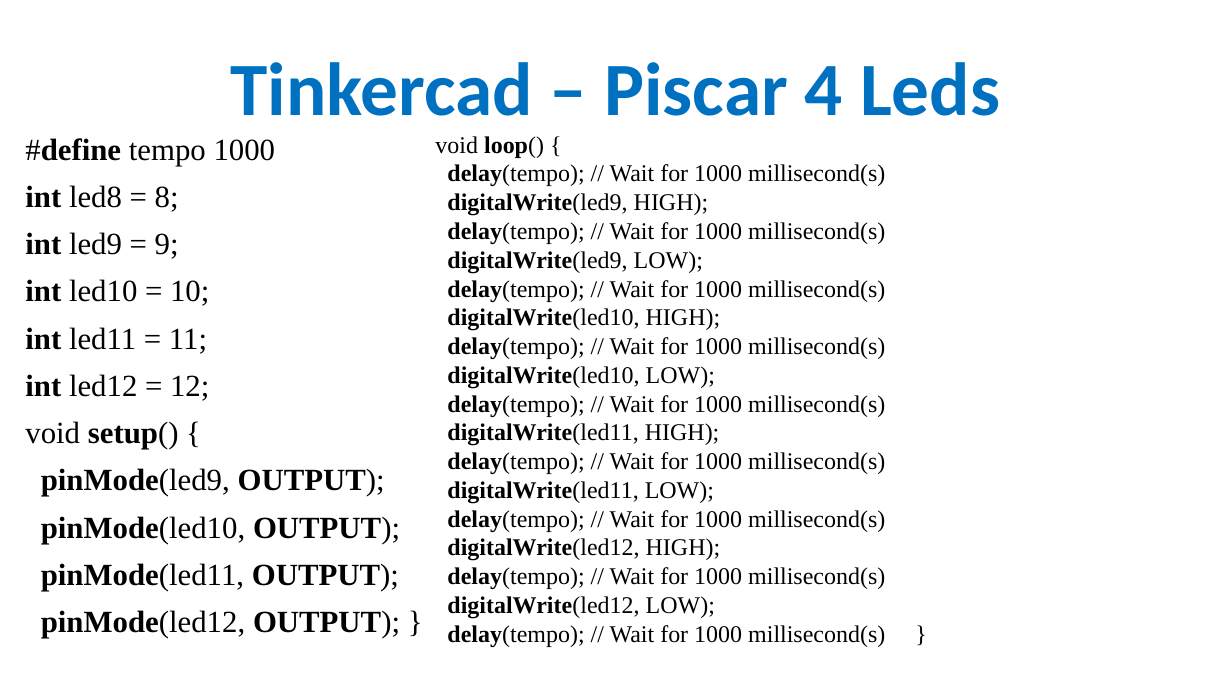
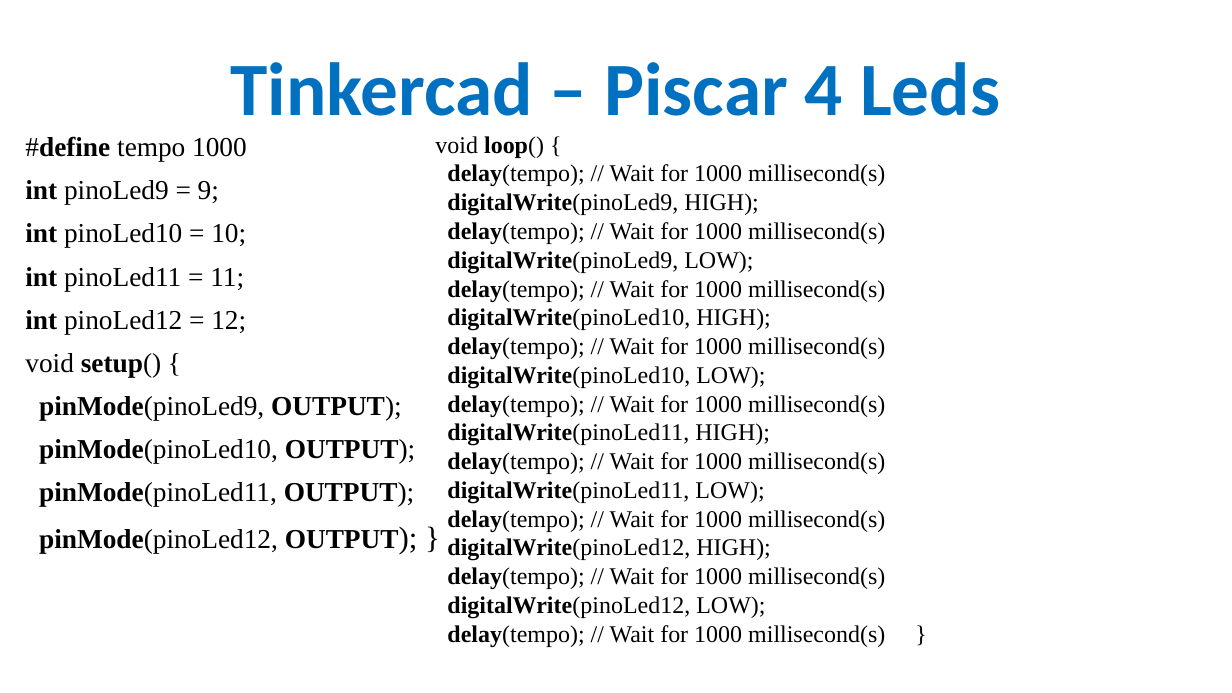
Before and after one commit to CloudEducationBrazil/WydenArea1ProgramacaoMicrocontroladores, a slide deck: slide 14 of 01 Classes/Aula 03 - Programação Microcontroladores - Arduino Tinkercad.pptx. Drawn at 1232x693 pixels with LibreOffice and Linux fonts; fonts in the diff are those of the drawing; background and template pictures are left out. Boxes give left, top, right and bottom in pixels: in the first picture for what was removed or moved away, otherwise in the second. Text is boxed around its words. In the diff, an @@ line names an element or a change of style, - is before the commit and + after.

Commit message:
ppts prática tinkercad microcontroladores 29032023

```diff
--- a/01 Classes/Aula 03 - Programação Microcontroladores - Arduino Tinkercad.pptx
+++ b/01 Classes/Aula 03 - Programação Microcontroladores - Arduino Tinkercad.pptx
@@ text at (25, 180, 246, 334): text changed; size 18 to 16 pt @@
-int led8 = 8;
-int led9 = 9;
-int led10 = 10;
-int led11 = 11;
-int led12 = 12;
+int pinoLed9 = 9;
+int pinoLed10 = 10;
+int pinoLed11 = 11;
+int pinoLed12 = 12;
@@ text at (447, 193, 759, 216): text changed; bold off @@
-digitalWrite(led9, HIGH);
+digitalWrite(pinoLed9, HIGH);
@@ text at (447, 251, 753, 274): text changed; bold off @@
-digitalWrite(led9, LOW);
+digitalWrite(pinoLed9, LOW);
@@ text at (447, 308, 771, 331): text changed @@
-digitalWrite(led10, HIGH);
+digitalWrite(pinoLed10, HIGH);
@@ text at (25, 353, 161, 377): size 18 to 16 pt in "#define tempo 1000", "void setup() {" @@
@@ text at (447, 366, 765, 389): text changed; bold off @@
-digitalWrite(led10, LOW);
+digitalWrite(pinoLed10, LOW);
@@ text at (39, 396, 415, 553): text changed; size 18 to 16 pt @@
-pinMode(led9, OUTPUT);
-pinMode(led10, OUTPUT);
-pinMode(led11, OUTPUT);
-pinMode(led12, OUTPUT); }
+pinMode(pinoLed9, OUTPUT);
+pinMode(pinoLed10, OUTPUT);
+pinMode(pinoLed11, OUTPUT);
+pinMode(pinoLed12, OUTPUT); }
@@ text at (447, 423, 770, 446): text changed @@
-digitalWrite(led11, HIGH);
+digitalWrite(pinoLed11, HIGH);
@@ text at (447, 481, 764, 504): text changed; bold off @@
-digitalWrite(led11, LOW);
+digitalWrite(pinoLed11, LOW);
@@ text at (447, 538, 771, 561): text changed @@
-digitalWrite(led12, HIGH);
+digitalWrite(pinoLed12, HIGH);
@@ text at (447, 596, 765, 619): text changed; bold off @@
-digitalWrite(led12, LOW);
+digitalWrite(pinoLed12, LOW);
```
Also in this commit, not shown: 5 other slides changed, 2 other files.
